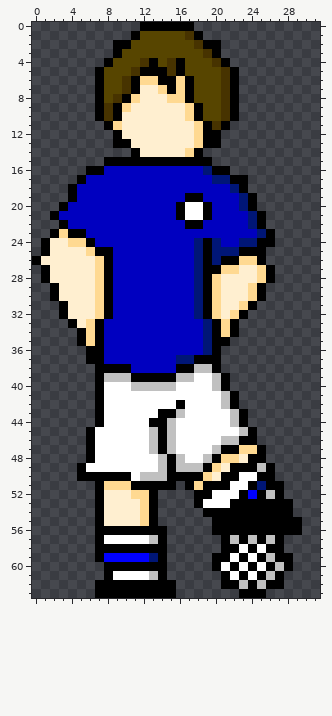
Two states of a pixel-art sprite, sprites/images/Player_2_Schalke_0.png. Above, as it was before the edit.
The file is 32x64 pixels.
And afterwards:
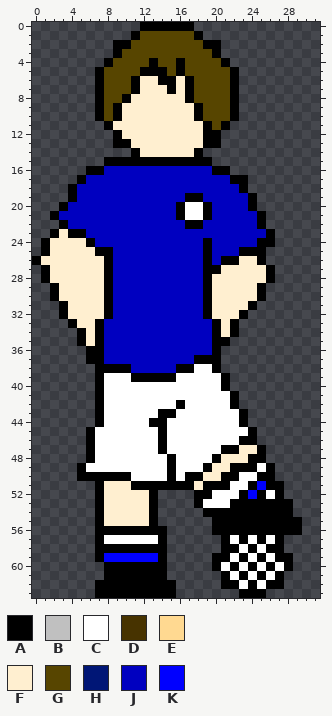
Palette (. is transparent): A #000000  B #c0c0c0  C #ffffff  D #473300  E #ffd991  F #ffefd0  G #574500  H #001676  J #0000c0  K #0000ff
From old to new:
There is now colour A in row 51 at x 16.
The edit turns colour B into colour A in row 61 at x 13.
The edit turns colour C into colour A in row 61 at x 9 to 12.
The edit turns colour A into colour C in row 50 at x 16.
The edit turns colour B into colour C in row 38 at x 18 to 19; in row 39 at x 8 to 10, 16 to 17 and 20; in row 40 at x 11 to 15 and 20; in rows 41 to 42 at x 21; in row 43 at x 16 and 22; in row 44 at x 15 and 22.
The edit turns colour B into colour C in row 45 at x 13, 15 and 23; in row 46 at x 13, 15 and 21 to 22; in row 47 at x 13, 15 and 20; in row 48 at x 14, 16 and 19; in row 49 at x 14, 16 to 18 and 25; in row 50 at x 12 to 14.
The edit turns colour B into colour C in row 52 at x 26; in row 57 at x 13, 22, 24 and 26; in row 59 at x 26; in row 60 at x 27; in row 61 at x 26; in row 62 at x 23 and 25.
The edit turns colour E into colour F in row 6 at x 12 to 13 and 16; in row 7 at x 14 and 16; in row 8 at x 11 and 15 to 16; in row 9 at x 10 and 17; in row 10 at x 17; in row 11 at x 9 and 18.
The edit turns colour E into colour F in rows 12 to 13 at x 18; in row 14 at x 17; in row 23 at x 3; in row 24 at x 4 to 5; in row 25 at x 6; in row 26 at x 7 and 23 to 24.
The edit turns colour E into colour F in row 27 at x 7, 21 to 22 and 25; in row 28 at x 7, 20 and 25; in rows 29 to 30 at x 7, 20 and 24; in row 31 at x 7, 20 and 23; in row 32 at x 7, 20 and 22; in rows 33 to 34 at x 6 and 21.
The edit turns colour E into colour F in row 35 at x 6; in row 47 at x 23 to 24; in row 48 at x 21 to 22; in row 49 at x 20; in row 50 at x 19; in row 51 at x 8 to 10 and 18.
The edit turns colour E into colour F in row 52 at x 11 to 12; in rows 53 to 55 at x 12.
The edit turns colour D into colour G in row 1 at x 17; in row 2 at x 18; in row 3 at x 19; in row 4 at x 12, 15 and 20; in row 5 at x 11, 15 and 21; in rows 6 to 7 at x 10 and 21.
The edit turns colour D into colour G in row 8 at x 9 and 21; in rows 9 to 10 at x 8 and 21; in row 11 at x 20.
The edit turns colour H into colour J in row 16 at x 19; in row 17 at x 20 to 21; in row 18 at x 22; in rows 19 to 20 at x 23; in rows 21 to 22 at x 24; in row 23 at x 25.
The edit turns colour H into colour J in row 24 at x 18, 20 and 23 to 24; in row 25 at x 18 and 20 to 22; in row 26 at x 18 and 20; in rows 27 to 32 at x 18; in rows 33 to 36 at x 19; in row 37 at x 16 to 17.
The edit turns colour H into colour K in row 51 at x 25; in row 59 at x 13.
Changed places in both pictures, as pixel boxes (x1, y1, x2, y2):
changed: (104, 31, 284, 589)
changed: (59, 229, 104, 346)
